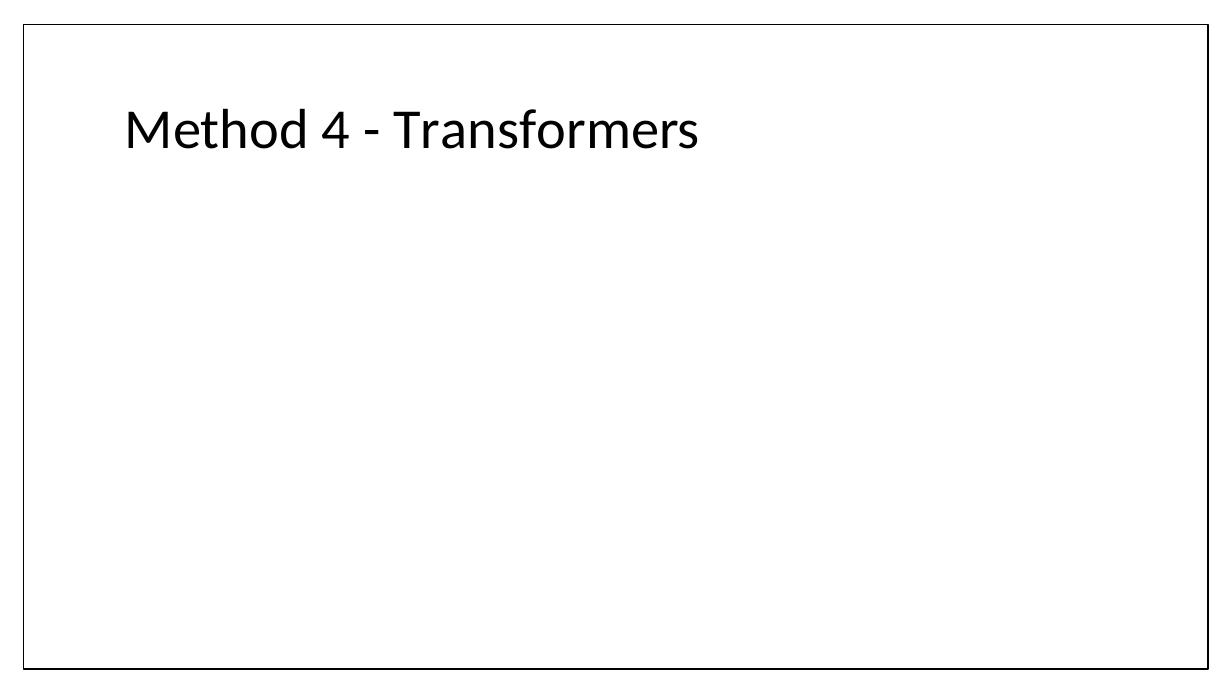
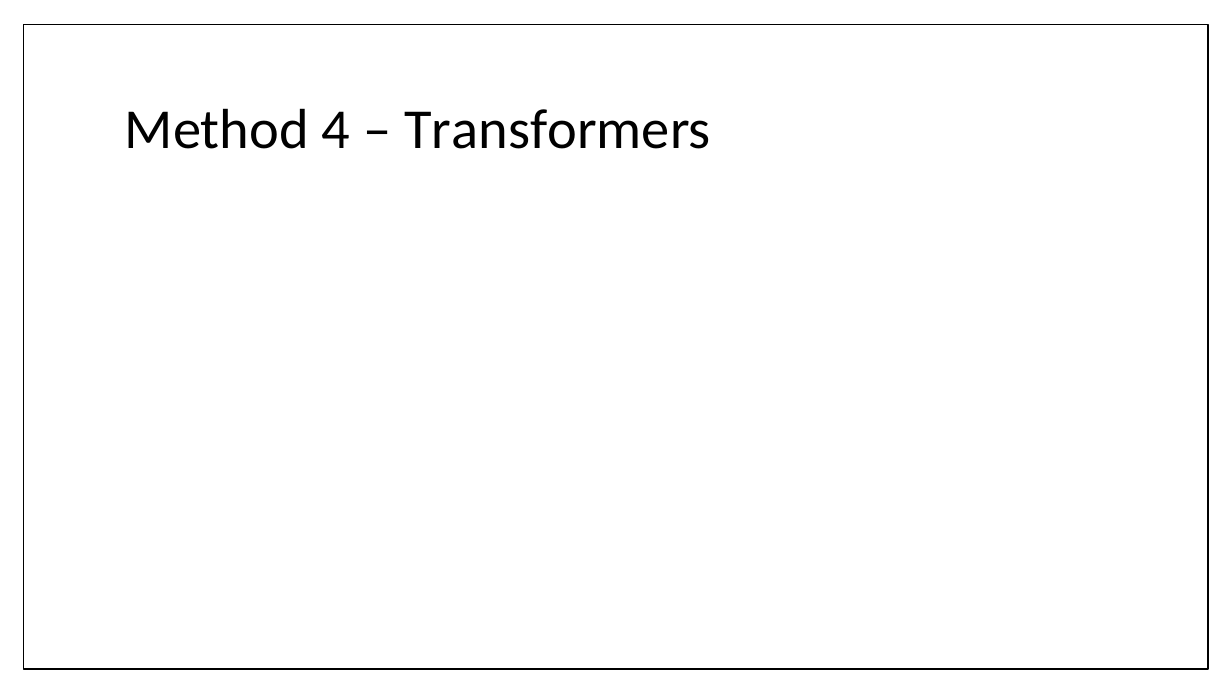
Before and after one commit to bl1zzardx/hivprogression, a slide deck: slide 10 of hivprogression/peer-seminar.pptx. Drawn at 1232x693 pixels with LibreOffice and Linux fonts; fonts in the diff are those of the drawing. Boxes give left, top, right and bottom in pixels: in the first picture for what was removed or moved away, otherwise in the second. Text is boxed around its words. In the diff, an @@ line names an element or a change of style, - is before the commit and + after.

Commit message:
updates slides

```diff
--- a/hivprogression/peer-seminar.pptx
+++ b/hivprogression/peer-seminar.pptx
@@ title at (125,108,711,149): text changed @@
-Method 4 - Transformers
+Method 4 – Transformers
```
Also in this commit, not shown: 2 slides added, 1 other file.
